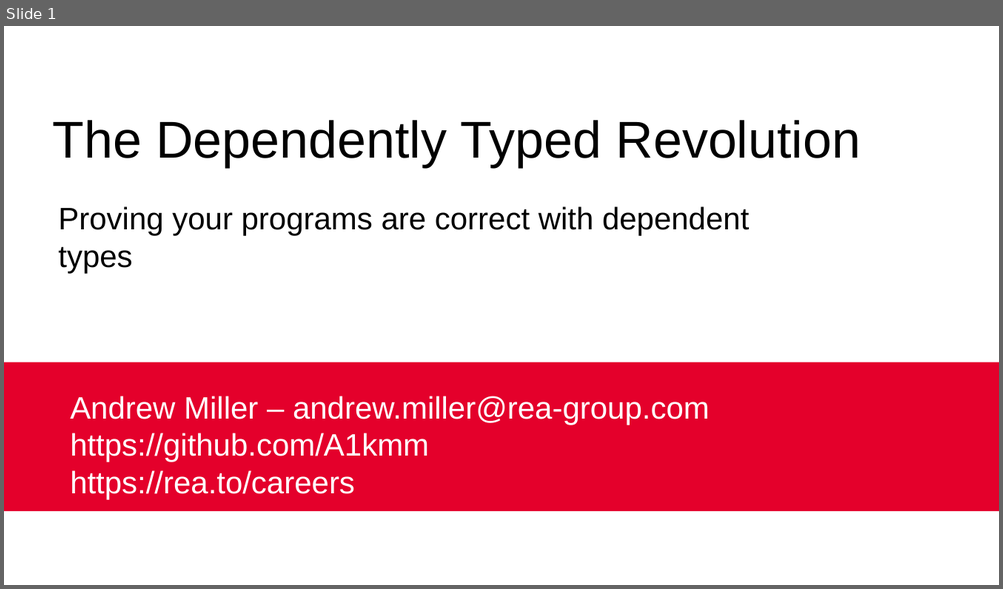
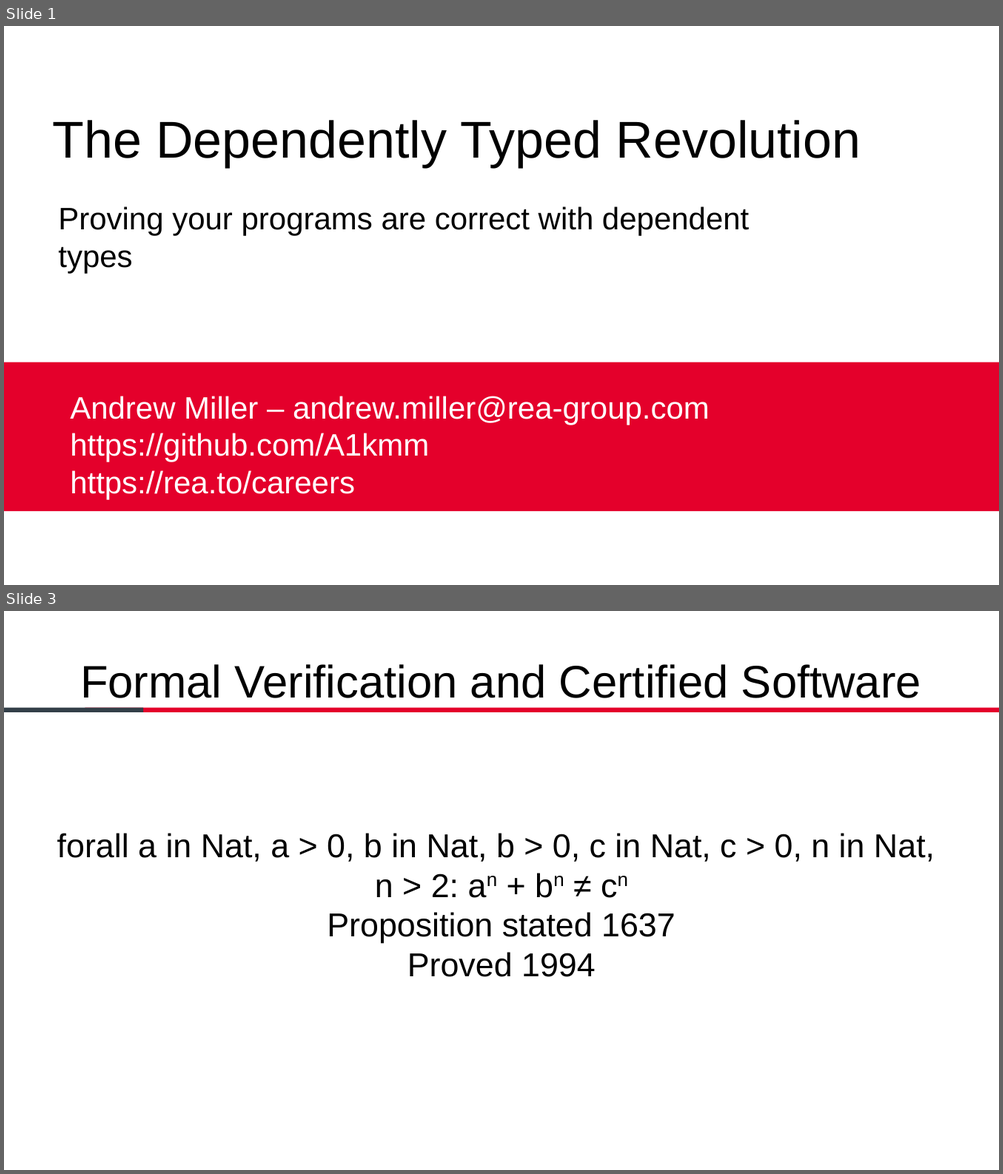
Before and after one commit to A1kmm/dependently-typed-revolution-lambdajam, a slide deck: Talk.pptx. Shown one above the other, each under a label of ours: slide 1 before the commit, slides 1 and 3 after it; the slides between them are not shown. The pictures are 1003x589 and 1003x1174 pixels, drawn with LibreOffice and Linux fonts; fonts in the diff are those of the drawing; background and template pictures are left out. Boxes give left, top, right and bottom in pixels: in the first picture for what was removed or moved away, otherwise in the second. Text is boxed around its words. In the diff, an @@ line names an element or a change of style, - is before the commit and + after.

```diff
--- a/Talk.pptx
+++ b/Talk.pptx
@@ slide 3 added at (4,611,999,1170), background #FFFFFF @@
@@ text added at (80,664,921,698), 44 pt, text #000000 @@
+Formal Verification and Certified Software
@@ rectangle added at (4,708,144,712), fill #333F48 @@
@@ rectangle added at (85,708,999,712), fill #E4002B @@
@@ text added at (57,833,934,977), 32 pt, text #000000 @@
+forall a in Nat, a > 0, b in Nat, b > 0, c in Nat, c > 0, n in Nat, n > 2: an + bn ≠ cn
+Proposition stated 1637
+Proved 1994
```
Also in this commit, not shown: 1 slide changed, 5 other slides added, 1 slide removed, 1 other file.
